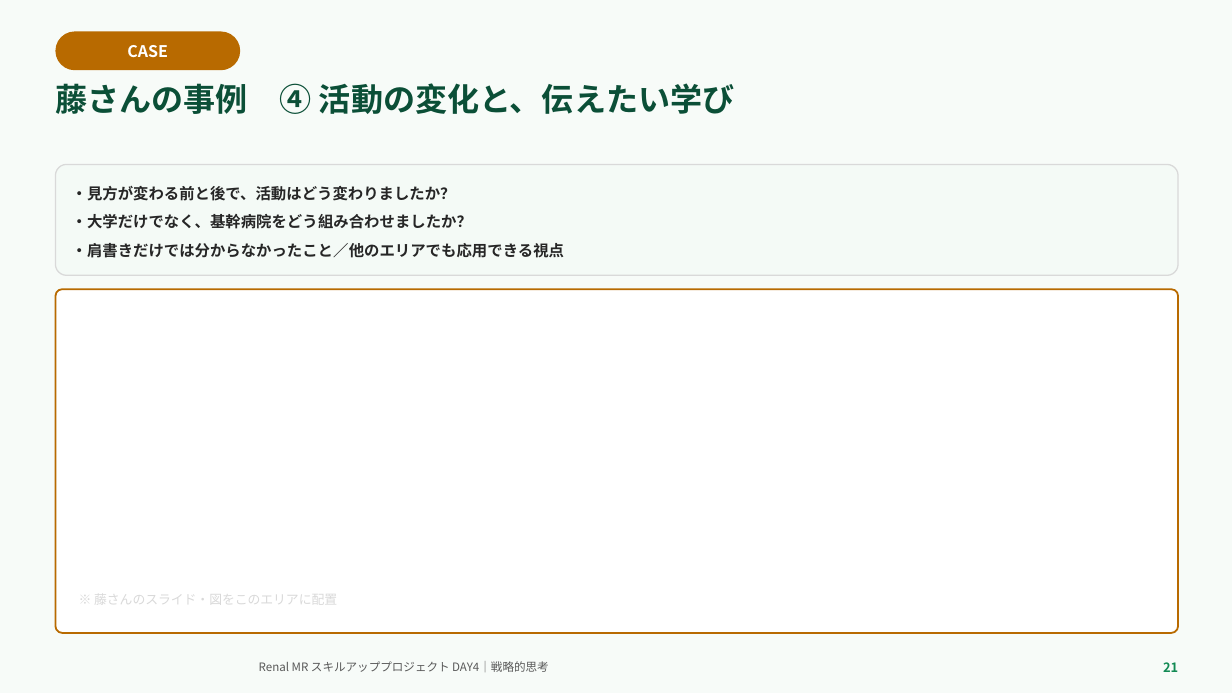
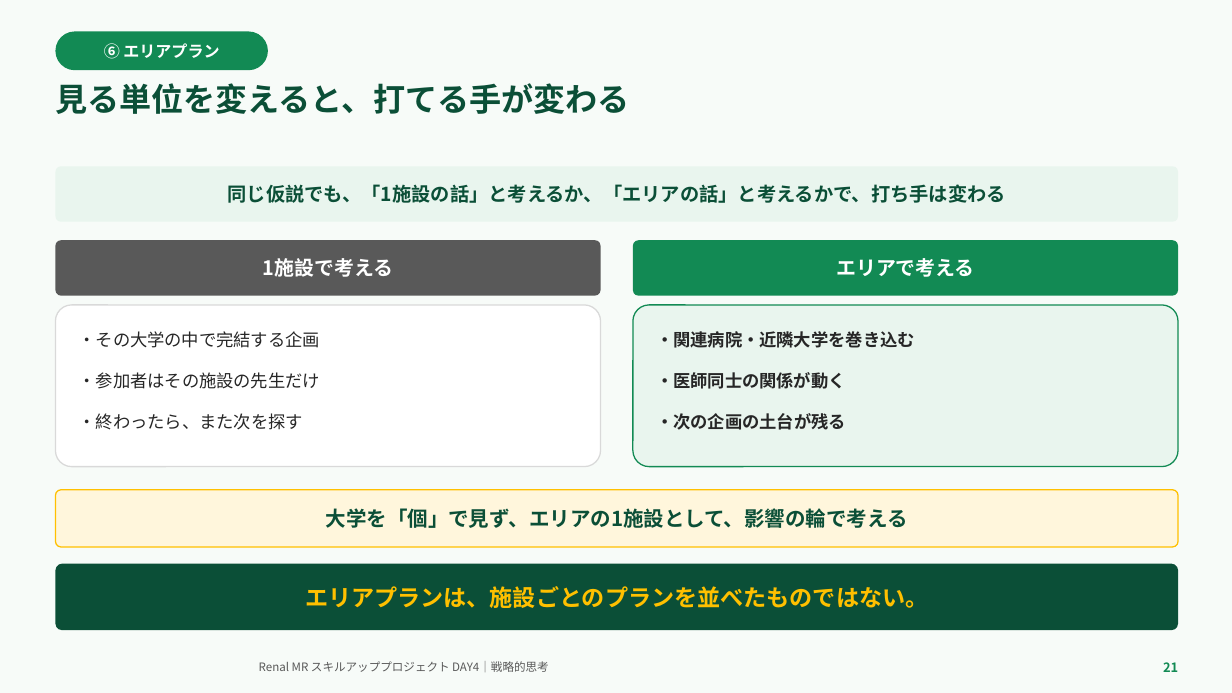
Before and after one commit to TAKUYA-1187/Claude, a slide deck: slide 21 of novartis_training/DAY4_ちょっと分かるだけで世界が変わる.pptx. Drawn at 1232x693 pixels with LibreOffice and Linux fonts; fonts in the diff are those of the drawing; background and template pictures are left out. Boxes give left, top, right and bottom in pixels: in the first picture for what was removed or moved away, otherwise in the second. Text is boxed around its words. In the diff, an @@ line names an element or a change of style, - is before the commit and + after.

```diff
--- a/novartis_training/DAY4_ちょっと分かるだけで世界が変わる.pptx
+++ b/novartis_training/DAY4_ちょっと分かるだけで世界が変わる.pptx
@@ rounded rectangle "⑥ エリアプラン": place and size @@
-rounded rectangle "⑥ エリアプラン" at [55, 31, 240, 70]
+rounded rectangle "⑥ エリアプラン" at [55, 31, 268, 70]
@@ rounded rectangle "⑥ エリアプラン" at [55, 31, 268, 70]: fill #B86A00 to #128A54 @@
@@ text in rounded rectangle at [104, 43, 219, 59]: text changed @@
-CASE
+⑥ エリアプラン
@@ text at [55, 83, 629, 114]: text changed @@
-藤さんの事例 ④ 活動の変化と、伝えたい学び
+見る単位を変えると、打てる手が変わる
@@ rounded rectangle "同じ仮説でも、「1施設の話」と考えるか、「エリアの話」と考えるかで、打ち手は変わる": place and size @@
-rounded rectangle "同じ仮説でも、「1施設の話」と考えるか、「エリアの話」と考えるかで、打ち手は変わる" at [55, 165, 1178, 275]
+rounded rectangle "同じ仮説でも、「1施設の話」と考えるか、「エリアの話」と考えるかで、打ち手は変わる" at [55, 166, 1178, 222]
@@ rounded rectangle "同じ仮説でも、「1施設の話」と考えるか、「エリアの話」と考えるかで、打ち手は変わる" at [55, 166, 1178, 222]: fill #F4FAF6 to #E9F5EE; outline #D9D9D9 1 pt to none @@
@@ text in rounded rectangle at [228, 184, 1006, 203]: text changed; size 12 to 15 pt; text colour #262626 to #0B4F37 @@
-・見方が変わる前と後で、活動はどう変わりましたか？
-・大学だけでなく、基幹病院をどう組み合わせましたか？
-・肩書きだけでは分からなかったこと／他のエリアでも応用できる視点
+同じ仮説でも、「1施設の話」と考えるか、「エリアの話」と考えるかで、打ち手は変わる
@@ rounded rectangle added at [55, 240, 601, 296], fill #595959, 15.5 pt, text #FFFFFF, bold @@
+1施設で考える
@@ rounded rectangle added at [633, 240, 1178, 296], fill #128A54, 15.5 pt, text #FFFFFF, bold @@
+エリアで考える
@@ rounded rectangle removed at [55, 289, 1178, 633] @@
@@ rounded rectangle added at [55, 305, 601, 467], fill #FFFFFF, outline #D9D9D9 1 pt, 13.5 pt, text #262626 @@
+・その大学の中で完結する企画
+・参加者はその施設の先生だけ
+・終わったら、また次を探す
@@ rounded rectangle added at [633, 305, 1178, 467], fill #E9F5EE, outline #128A54 1 pt, 13.5 pt, text #262626, bold @@
+・関連病院・近隣大学を巻き込む
+・医師同士の関係が動く
+・次の企画の土台が残る
@@ rounded rectangle added at [55, 490, 1178, 547], fill #FFF6DC, outline #FFC000 1 pt, 16 pt, text #0B4F37, bold @@
+大学を「個」で見ず、エリアの1施設として、影響の輪で考える
@@ rounded rectangle added at [55, 564, 1178, 630], fill #0B4F37, 18 pt, text #FFC000, bold @@
+エリアプランは、施設ごとのプランを並べたものではない。
@@ text removed at [94, 589, 337, 608] @@
-※ 藤さんのスライド・図をこのエリアに配置
```
Also in this commit, not shown: 16 other slides changed, 10 slides added, 13 slides removed, 2 other files.
